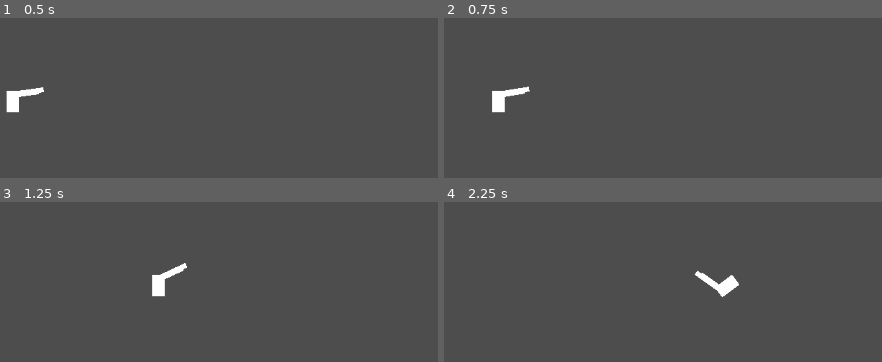
Above: before the commit, frames 1-4 (two rows, left to right).
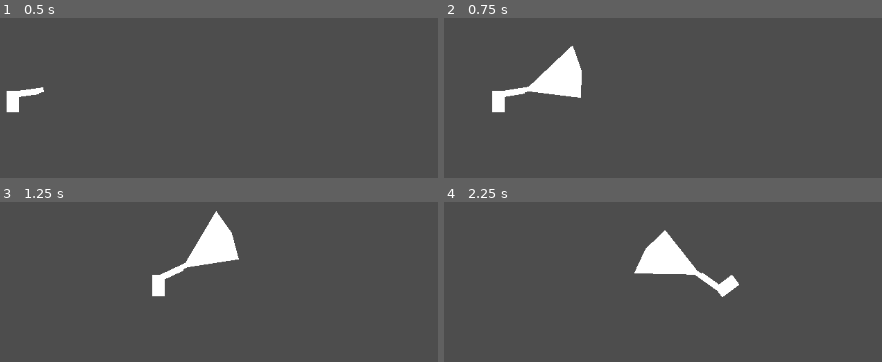
Above: after the commit, the same moments.

Repository: JakeTheHermitCrab/GodotGame-FlashSpace
Game: Godot game, scene res://scenes/main.tscn
The game is run twice, just before and just after one commit, with the same random seed, the same clock (stepped at 60 frames per second) and the same inputs.
Inputs (mouse positions are in pixels of both pictures, inside the frame that each line leads up to):
- Up to frame 1 (0.5 s): no input
- Up to frame 2 (0.75 s): tap Enter (ui_accept) at 0.5 s; move the mouse to (658, 69) at 0.52 s; press the mouse at (658, 69) at 0.53 s; hold D (right) from 0.53 s (still down)
- Up to frame 3 (1.25 s): keep holding D (right); tap Enter (ui_accept) at 0.77 s
- Up to frame 4 (2.25 s): move the mouse to (outside the picture) at 1.27 s; release the mouse at (outside the picture) at 1.28 s; click (outside the picture) at 1.35 s; tap Enter (ui_accept) at 1.52 s; move the mouse to (outside the picture) at 2.02 s; release D (right) at 2.03 s; press the mouse at (outside the picture) at 2.03 s; hold A (left) from 2.03 s (still down)

Frame 1 is identical in both runs. In frame 2, 2.3% of the frame differs, in the area x 19-32%, y 17-50%; in frame 3, 2.3%, in the area x 42-55%, y 5-41%; in frame 4, 2.3%.

Commit message:
working on flashlight

Diff:
--- /dev/null
+++ b/light.gd
@@ -0,0 +1 @@
+extends Area2D
--- a/scenes/flash_light.tscn
+++ b/scenes/flash_light.tscn
@@ -1,6 +1,7 @@
 [gd_scene format=3 uid="uid://cbokvjx62lqru"]
 
 [ext_resource type="Script" uid="uid://bujqvdb48hhvr" path="res://scripts/flashLight.gd" id="1_v7dw0"]
+[ext_resource type="Script" uid="uid://bwlalwuw83g7f" path="res://scenes/light.gd" id="2_wt4or"]
 
 [sub_resource type="RectangleShape2D" id="RectangleShape2D_wt4or"]
 size = Vector2(7, 7)
@@ -14,3 +15,15 @@
 [node name="CollisionShape2D" type="CollisionShape2D" parent="." unique_id=1953487657]
 position = Vector2(0.5, -0.5)
 shape = SubResource("RectangleShape2D_wt4or")
+
+[node name="light" type="Area2D" parent="." unique_id=173916667]
+script = ExtResource("2_wt4or")
+
+[node name="Polygon2D" type="Polygon2D" parent="light" unique_id=661150694]
+polygon = PackedVector2Array(4, -4, 76, -53, 83, -15, 76, 24, 4, 3)
+
+[node name="CollisionPolygon2D" type="CollisionPolygon2D" parent="light" unique_id=1592434521]
+polygon = PackedVector2Array(4, -5, 75, -53, 83, -16, 76, 25, 4, 3)
+
+[connection signal="flashClick" from="." to="light" method="_on_flash_light_flash_click"]
+[connection signal="flashNotClick" from="." to="light" method="_on_flash_light_flash_not_click"]
--- /dev/null
+++ b/scenes/light.gd
@@ -0,0 +1,11 @@
+extends Area2D
+
+func _ready():
+	hide()
+
+func _on_flash_light_flash_click() -> void:
+	show()
+
+
+func _on_flash_light_flash_not_click() -> void:
+	hide()
--- a/scripts/flashLight.gd
+++ b/scripts/flashLight.gd
@@ -1,5 +1,12 @@
 extends Area2D
 
+signal flashClick
+signal flashNotClick
+
 func _process(delta):
-	if Input.is_action_pressed("leftClick"):
-		print("click")
+	if Input.is_mouse_button_pressed(MOUSE_BUTTON_LEFT):
+		emit_signal("flashClick")
+	else:
+		emit_signal("flashNotClick")
+
+#google for later: is there a way to get input from a mouse that is holding down left click godot
Not shown, added: light.gd.uid
Not shown, added: scenes/light.gd.uid
Not shown, added: scenes/main.tscn749914458.tmp
